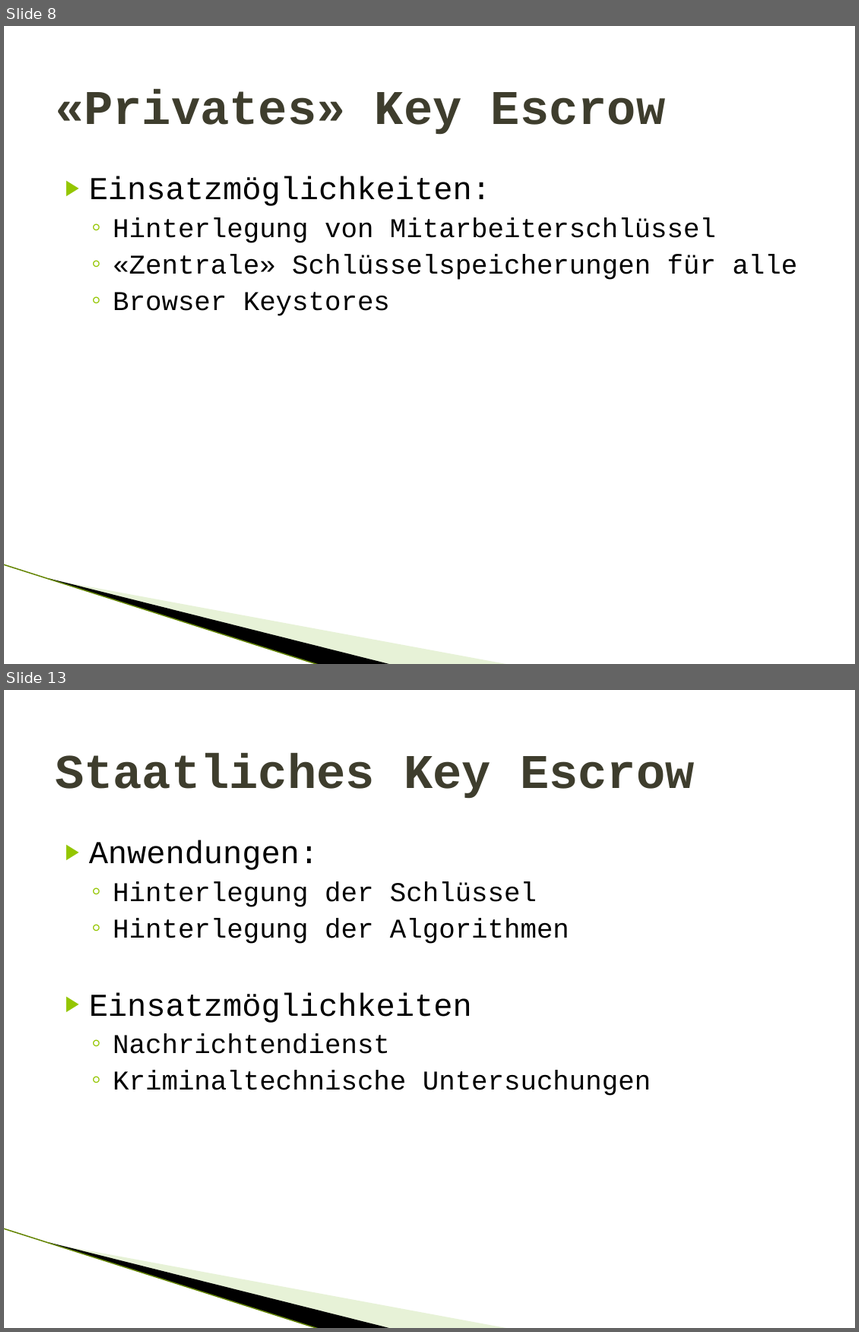
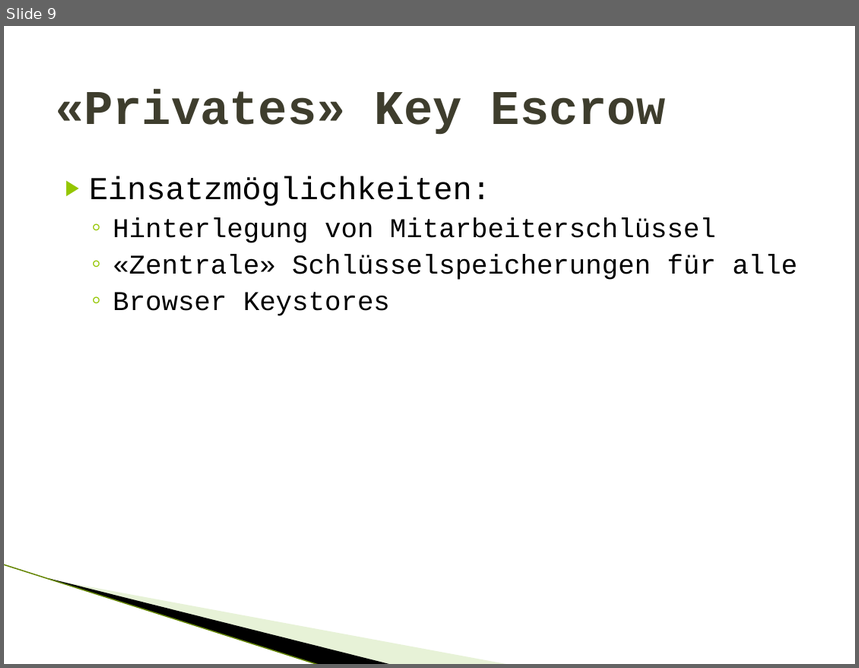
Before and after one commit to gnomengineer/Termpaper_KeyEscrow, a slide deck: presentation/Key Escrow.pptx. Shown one above the other, each under a label of ours: slides 8 and 13 before the commit, slide 9 after it; the slides between them are not shown. The pictures are 859x1332 and 859x668 pixels, drawn with LibreOffice and Linux fonts; fonts in the diff are those of the drawing; background and template pictures are left out. Boxes give left, top, right and bottom in pixels: in the first picture for what was removed or moved away, otherwise in the second. Text is boxed around its words. In the diff, an @@ line names an element or a change of style, - is before the commit and + after.

```diff
--- a/presentation/Key Escrow.pptx
+++ b/presentation/Key Escrow.pptx
@@ slide 13 removed at bbox=[4, 690, 855, 1328], background #FFFFFF; not listed: 3 template elements that a slide beside it also shows @@
@@ title removed at bbox=[55, 753, 695, 799] @@
-Staatliches Key Escrow
@@ text removed at bbox=[89, 840, 651, 1096] @@
-▶ Anwendungen:
-  ◦ Hinterlegung der Schlüssel
-  ◦ Hinterlegung der Algorithmen
-▶ Einsatzmöglichkeiten
-  ◦ Nachrichtendienst
-  ◦ Kriminaltechnische Untersuchungen
@@ what was slide 8 is now slide 9 @@
```
Also in this commit, not shown: 2 slides added, 5 other slides removed.
